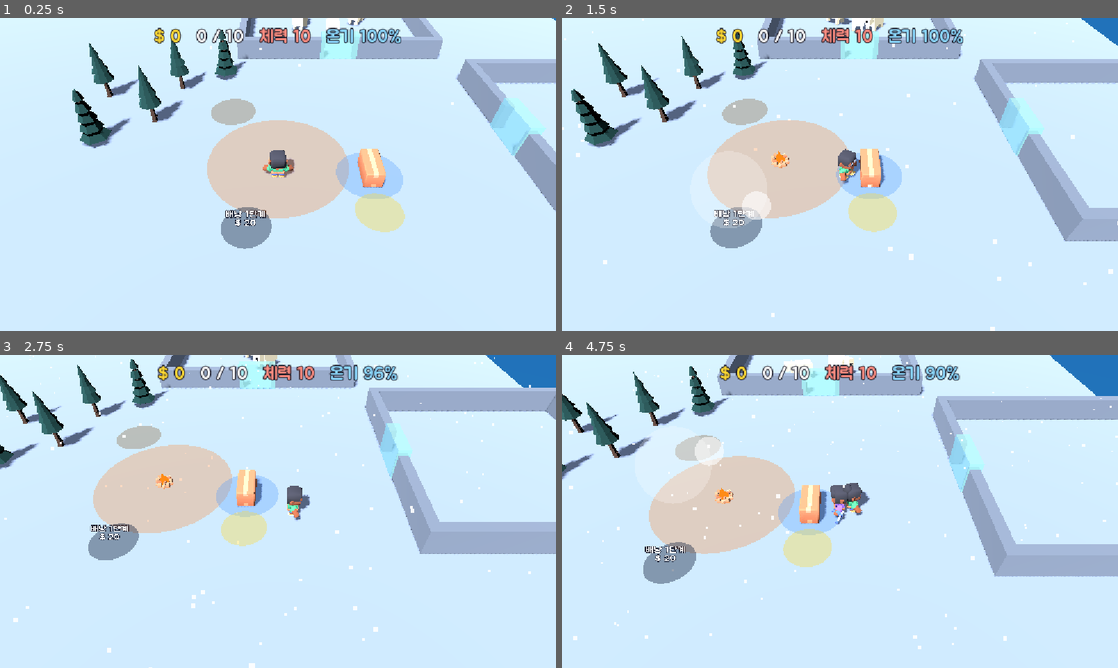
Above: before the commit, frames 1-4 (two rows, left to right).
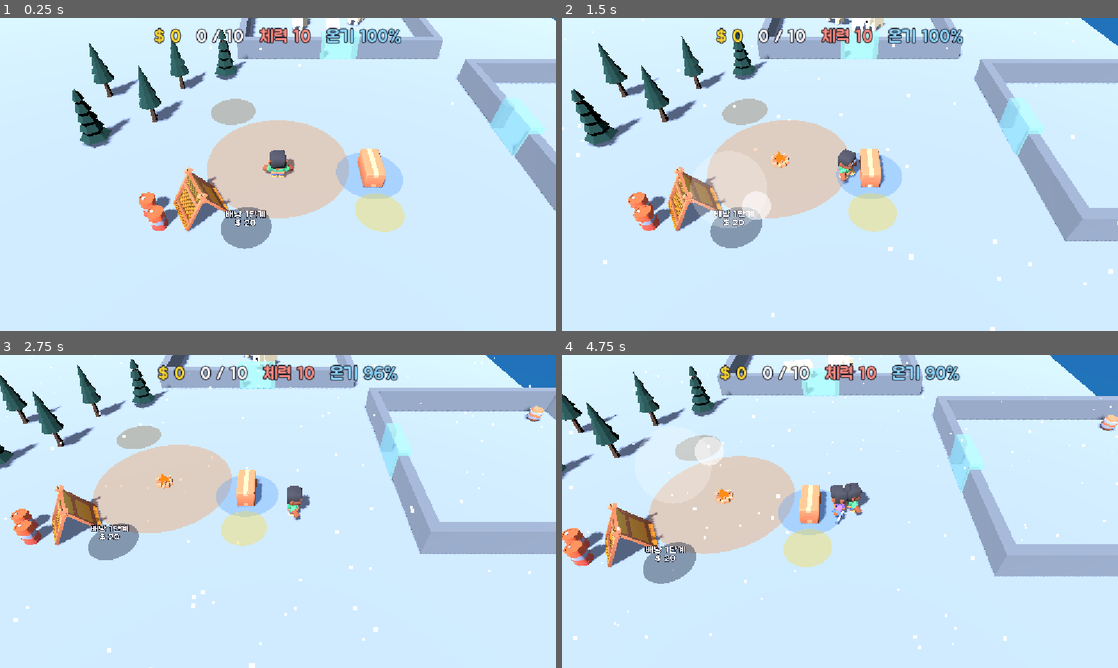
Above: after the commit, the same moments.

Repository: kimpro4214/FrostCamp
Game: Godot game, scene res://frost_camp/scenes/main.tscn
The game is run twice, just before and just after one commit, with the same random seed, the same clock (stepped at 60 frames per second) and the same inputs.
Inputs (mouse positions are in pixels of both pictures, inside the frame that each line leads up to):
- Up to frame 1 (0.25 s): no input
- Up to frame 2 (1.5 s): move the mouse to (962, 158) at 0.52 s; hold D 0.53-1.25 s; click (962, 158) at 0.67 s; drag from (728, 190) to (812, 237) at 1.27 s
- Up to frame 3 (2.75 s): move the mouse to (333, 442) at 2.02 s; hold D from 2.03 s (still down)
- Up to frame 4 (4.75 s): release D at 2.75 s; drag from (812, 574) to (673, 464) at 2.77 s; move the mouse to (1006, 558) at 3.52 s; hold A 3.53-4.25 s; drag from (673, 464) to (756, 433) at 4.27 s

The runs differ from the first frame. In frame 1, 1.7% of the frame differs, in the area x 25-42%, y 47-69%; in frame 2, 1.8%; in frame 3, 1.8%; in frame 4, 2.0%, in the area x 0-100%, y 19-68%.

Commit message:
feat: 프로스트 캠프 텐트·통·상자·부두 꾸밈 배치 추가

Diff:
--- a/frost_camp/data/layout.json
+++ b/frost_camp/data/layout.json
@@ -35,5 +35,14 @@
 		"ship_blade": [18, 1],
 		"ship_mast": [23, -6],
 		"ship_fuel": [23, 0]
-	}
+	},
+	"decor": [
+		{ "model": "survival/tent-canvas", "pos": [-3.8, 2.4], "scale": 4, "rot": 30 },
+		{ "model": "survival/barrel", "pos": [-5.6, 3.4], "scale": 3, "rot": 0 },
+		{ "model": "survival/barrel", "pos": [-6.2, 2.6], "scale": 3, "rot": 0 },
+		{ "model": "pirate/crate", "pos": [26, 2.5], "scale": 1, "rot": 0 },
+		{ "model": "pirate/crate", "pos": [25.8, 1.1], "scale": 0.8, "rot": 20 },
+		{ "model": "pirate/barrel", "pos": [26, -8.5], "scale": 0.7, "rot": 0 },
+		{ "model": "pirate/structure-platform-dock", "pos": [29.3, -3], "scale": 1, "rot": 0 }
+	]
 }
--- a/frost_camp/scenes/main.gd
+++ b/frost_camp/scenes/main.gd
@@ -13,6 +13,7 @@
 const ESCAPE_SAIL_TIME := 5.0
 const MAX_FLYING_COINS := 10
 const SNOW_OFFSET := Vector3(0.0, 8.0, 2.0)
+const DECOR_DIR := "res://frost_camp/assets/models/"
 
 var sim: FrostSim
 var _hit_stop_id := 0
@@ -52,6 +53,7 @@
 		var heat := HeatScene.instantiate()
 		$Heat.add_child(heat)
 		heat.setup(sim, i)
+	_place_decor(GameData.load_json(GameData.LAYOUT_PATH).decor)
 	$Woodpile.setup(sim)
 	$Ship.setup(sim)
 	sim.worker_hired.connect(_on_worker_hired)
@@ -63,6 +65,26 @@
 	_camera.target = _player
 	_camera.snap()
 	_bake_navigation()
+
+
+## 꾸밈용 모델을 배치한다. 모델 크기에 맞춘 충돌 상자를 붙여 지나가지 못하게 한다.
+func _place_decor(entries: Array) -> void:
+	for entry in entries:
+		var model: Node3D = load(DECOR_DIR + entry.model + ".glb").instantiate()
+		model.scale = Vector3.ONE * float(entry.scale)
+		var body := StaticBody3D.new()
+		body.position = Vector3(entry.pos[0], 0.0, entry.pos[1])
+		body.rotation.y = deg_to_rad(float(entry.rot))
+		body.add_child(model)
+		$Decor.add_child(body)
+		var box := AABB()
+		for mesh in model.find_children("*", "MeshInstance3D", true, false):
+			box = box.merge(body.global_transform.affine_inverse() * mesh.global_transform * mesh.get_aabb())
+		var shape := CollisionShape3D.new()
+		shape.shape = BoxShape3D.new()
+		shape.shape.size = box.size
+		shape.position = box.get_center()
+		body.add_child(shape)
 
 
 func _on_worker_hired(index: int) -> void:
--- a/frost_camp/scenes/main.tscn
+++ b/frost_camp/scenes/main.tscn
@@ -106,6 +106,8 @@
 
 [node name="Regions" type="Node3D" parent="." groups=["nav_source"]]
 
+[node name="Decor" type="Node3D" parent="." groups=["nav_source"]]
+
 [node name="Heat" type="Node3D" parent="."]
 
 [node name="Woodpile" parent="." instance=ExtResource("5_woodpile")]
